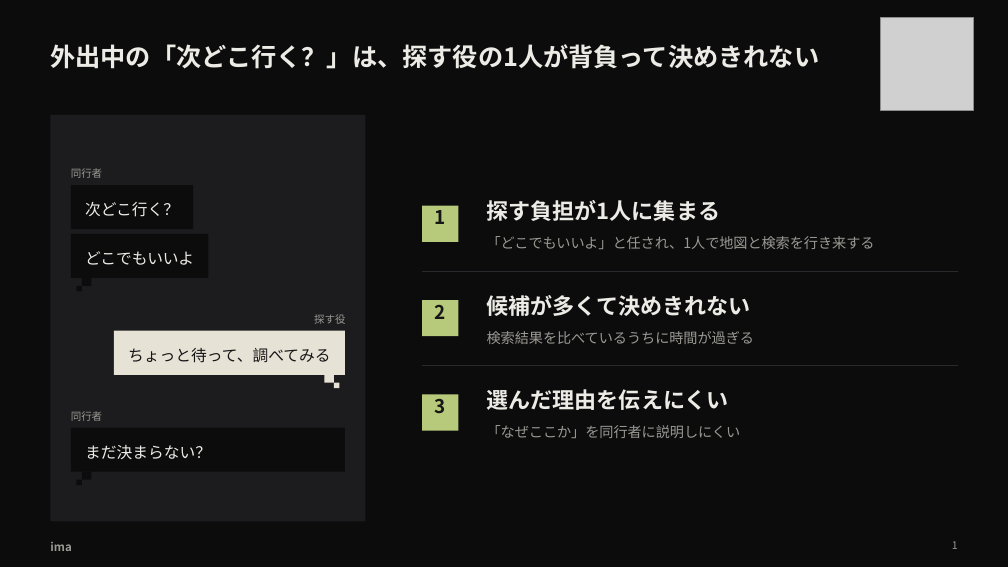
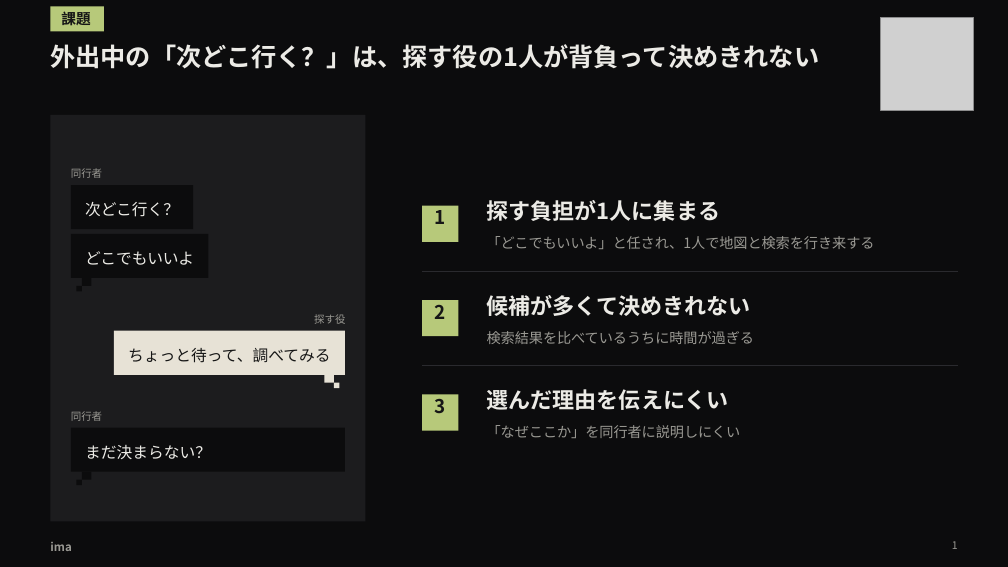
Before and after one commit to takapom/ima-app, a slide deck: slide 2 of docs/pitch/ima-pitch.pptx. Drawn at 1008x567 pixels with LibreOffice and Linux fonts; fonts in the diff are those of the drawing; grey boxes stand for pictures. Boxes give left, top, right and bottom in pixels: in the first picture for what was removed or moved away, otherwise in the second. Text is boxed around its words. In the diff, an @@ line names an element or a change of style, - is before the commit and + after.

```diff
--- a/docs/pitch/ima-pitch.pptx
+++ b/docs/pitch/ima-pitch.pptx
@@ rectangle added at (51, 6, 104, 31), fill #B7C97A, 14 pt, text #161616, bold @@
+課題
```
Also in this commit, not shown: 6 other slides changed, 1 slide added, 2 slides removed, 1 other file.
